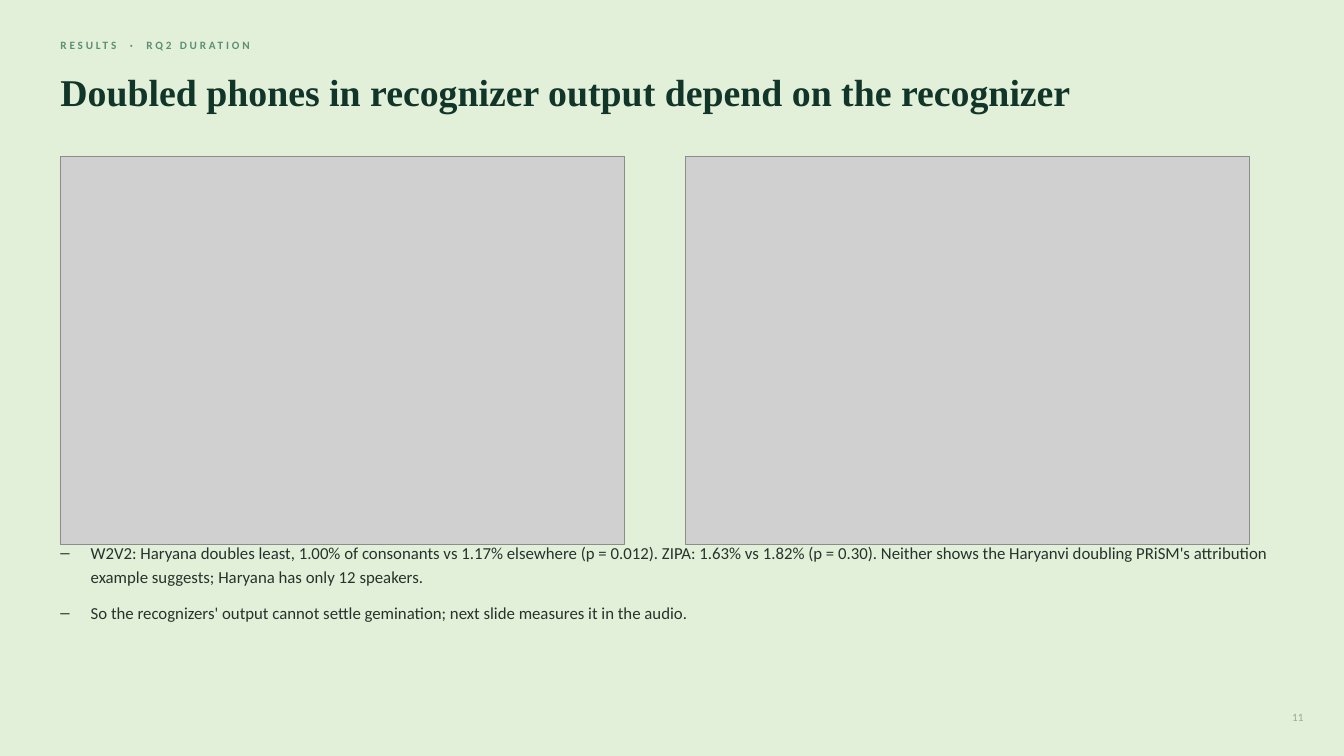
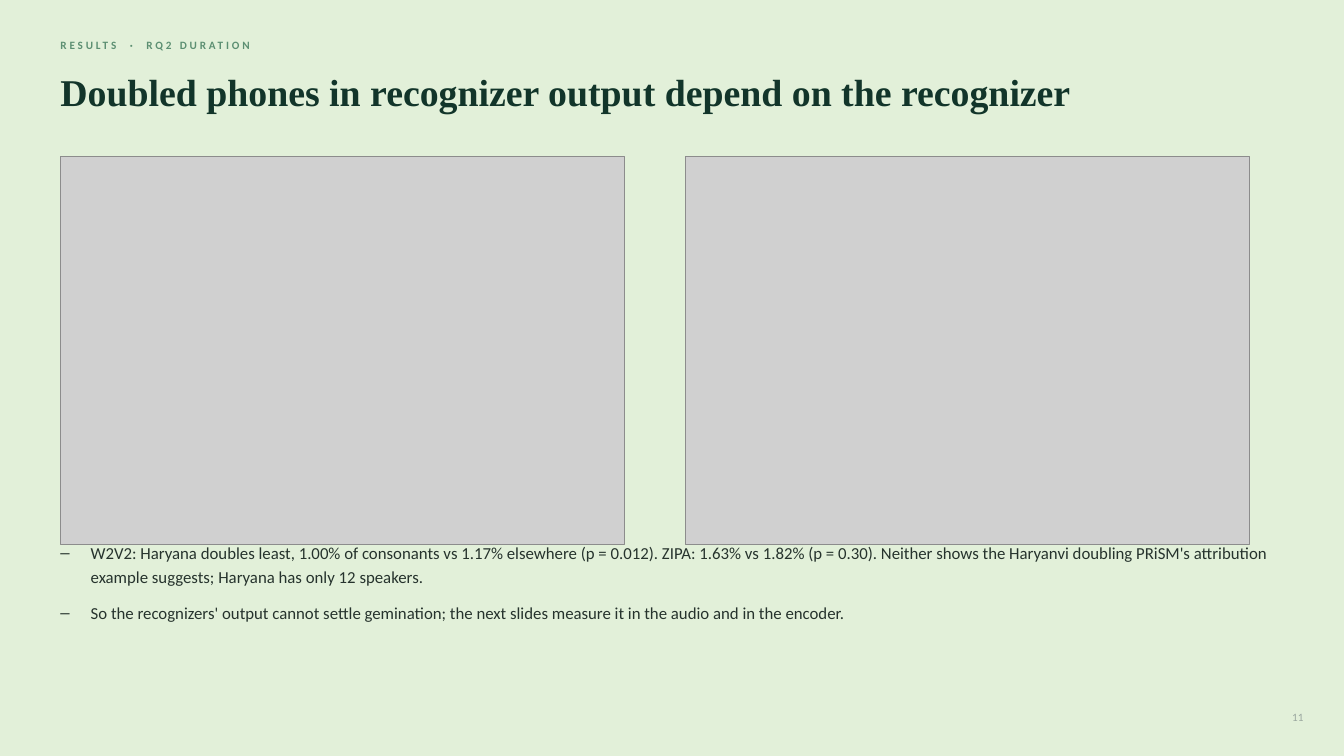
Before and after one commit to unignoramus11/sal-project, a slide deck: slide 11 of slides/mid/mid_evaluation.pptx. Drawn at 1344x756 pixels with LibreOffice and Linux fonts; fonts in the diff are those of the drawing; grey boxes stand for pictures. Boxes give left, top, right and bottom in pixels: in the first picture for what was removed or moved away, otherwise in the second. Text is boxed around its words. In the diff, an @@ line names an element or a change of style, - is before the commit and + after.

Commit message:
Add recognizer doubling vs measured length

```diff
--- a/slides/mid/mid_evaluation.pptx
+++ b/slides/mid/mid_evaluation.pptx
@@ text at [91,607,844,622]: text changed @@
-– So the recognizers' output cannot settle gemination; next slide measures it in the audio.
+– So the recognizers' output cannot settle gemination; the next slides measure it in the audio and in the encoder.
```
Also in this commit, not shown: 1 other slide changed, 14 other files.
